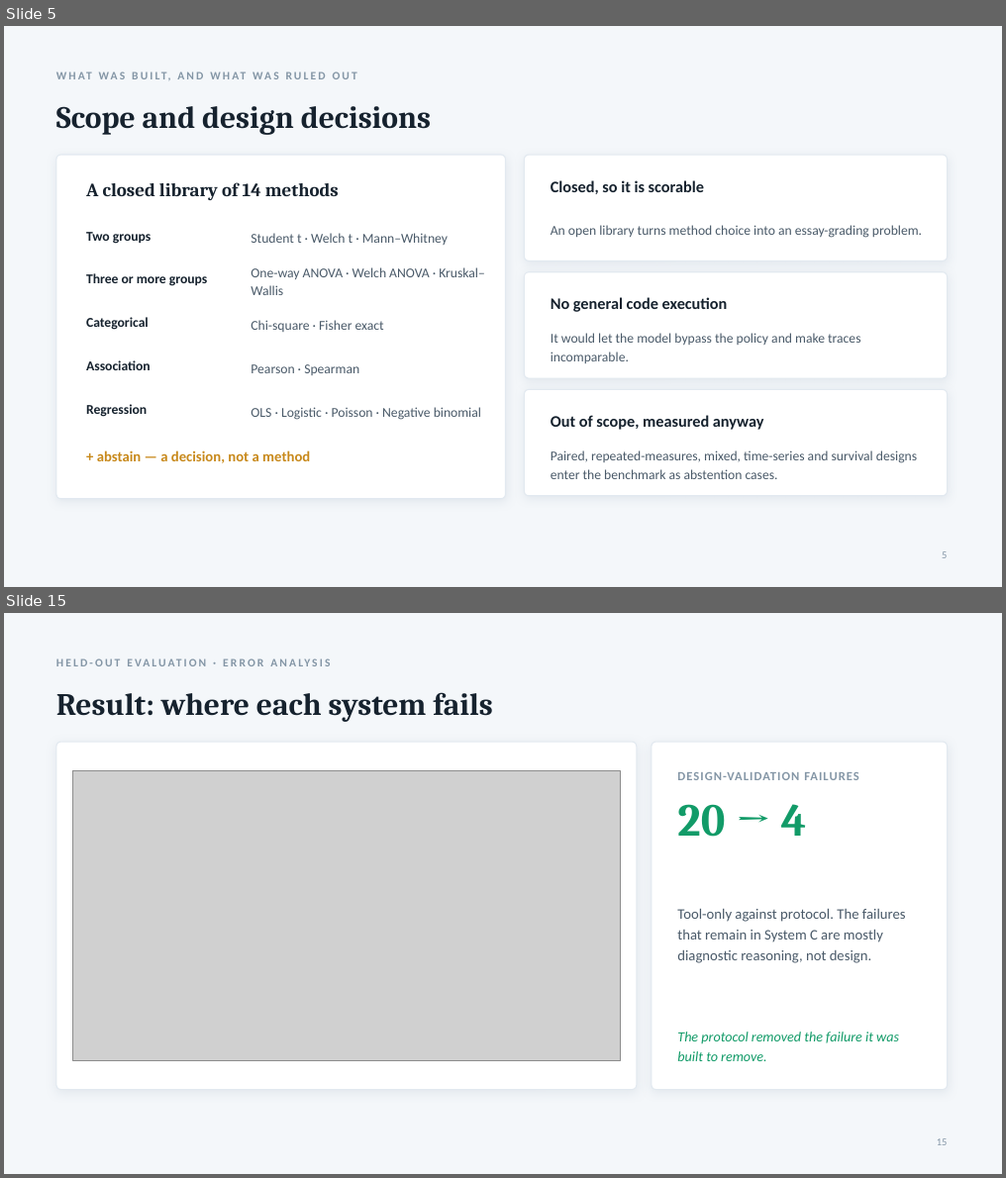
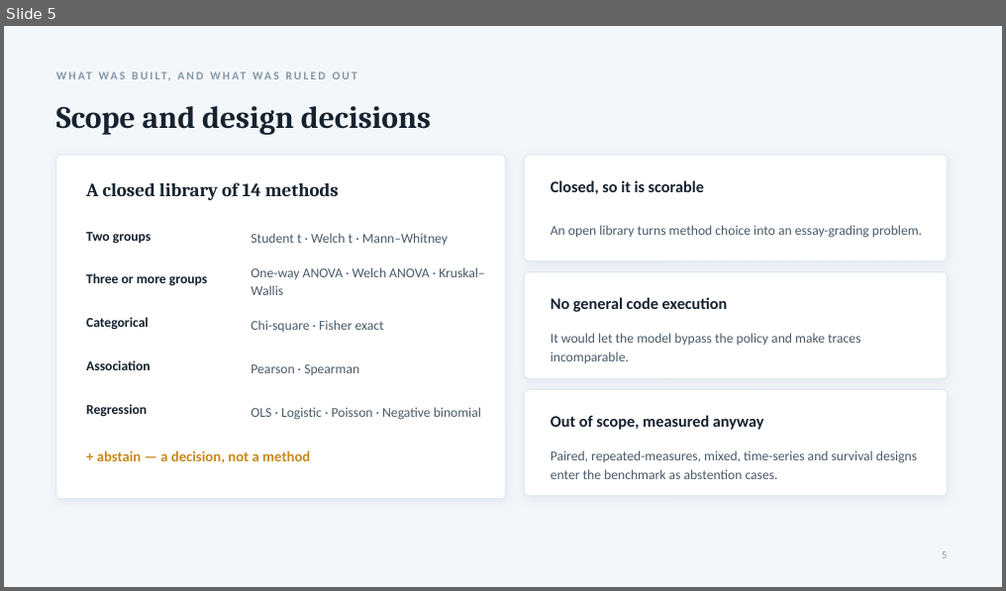
Before and after one commit to Vishal4507/AI_statistician, a slide deck: docs/AI_Statistician_Presentation.pptx. Shown one above the other, each under a label of ours: slides 5 and 15 before the commit, slide 5 after it; the slides between them are not shown. The pictures are 1006x1178 and 1006x591 pixels, drawn with LibreOffice and Linux fonts; fonts in the diff are those of the drawing; grey boxes stand for pictures. Boxes give left, top, right and bottom in pixels: in the first picture for what was removed or moved away, otherwise in the second. Text is boxed around its words. In the diff, an @@ line names an element or a change of style, - is before the commit and + after.

```diff
--- a/docs/AI_Statistician_Presentation.pptx
+++ b/docs/AI_Statistician_Presentation.pptx
@@ slide 15 removed at [4, 613, 1002, 1174], background #F4F7FA @@
@@ text removed at [56, 652, 731, 672] @@
-HELD-OUT EVALUATION · ERROR ANALYSIS
@@ text removed at [56, 692, 493, 722] @@
-Result: where each system fails
@@ rounded rectangle removed at [56, 742, 637, 1090] @@
@@ rounded rectangle removed at [651, 742, 947, 1090] @@
@@ picture removed at [73, 771, 620, 1060] @@
@@ text removed at [677, 772, 859, 780] @@
-DESIGN-VALIDATION FAILURES
@@ text removed at [677, 804, 807, 837] @@
-20 → 4
@@ text removed at [677, 909, 906, 963] @@
-Tool-only against protocol. The failures that remain in System C are mostly diagnostic reasoning, not design.
@@ text removed at [677, 1032, 899, 1061] @@
-The protocol removed the failure it was built to remove.
@@ text removed at [937, 1139, 947, 1146] @@
-15
```
Also in this commit, not shown: 6 slides changed, 5 slides added, 10 other slides removed, 14 other files.
